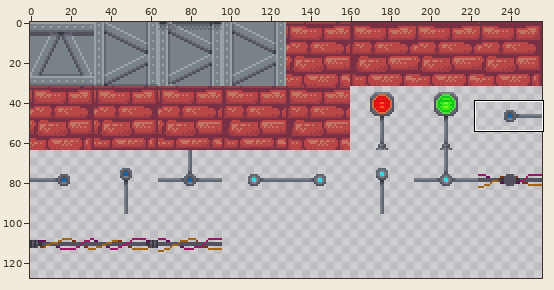
Sprite sheet, stored at godot/resources/tiles_main.png. Above: a wide view before the commit, with the close-up outlined.
Close-up. As it was:
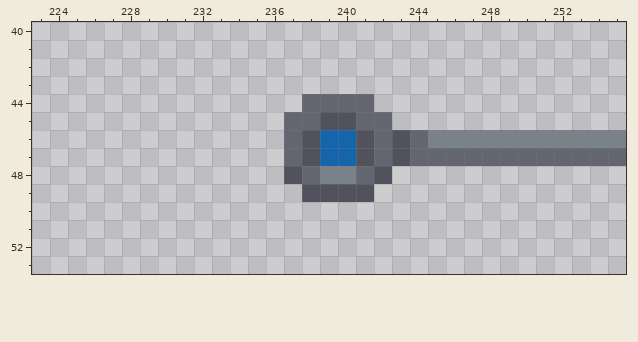
The file is 256x128 pixels. Shown: x 223..255, y 40..53. The commit also changed other parts of the picture, which this record leaves out.
And afterwards:
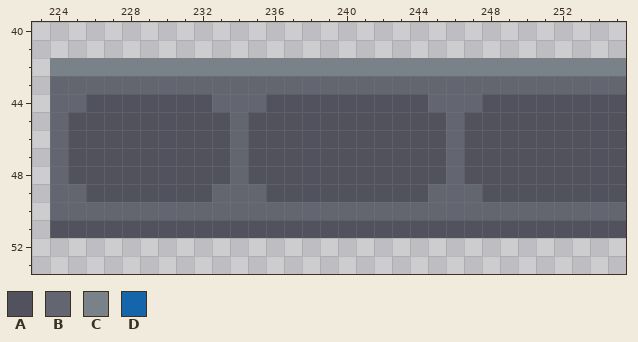
Palette (. is transparent): A #51525d  B #636671  C #798289  D #1565aa
Edits made:
The author put colour A in row 44 at x 226 to 232, 236 to 237, 242 to 244 and 248 to 255; in row 45 at x 225 to 233, 235 to 236, 243 to 245 and 247 to 255; in rows 46 to 47 at x 225 to 233 and 235 to 236; in row 48 at x 225 to 233, 235 to 236, 243 to 245 and 247 to 255; in row 49 at x 226 to 232, 236 to 237, 242 to 244 and 248 to 255; in row 51 at x 224 to 255.
Colour B becomes colour A in row 44 at x 238 to 241; in row 45 at x 237 to 238 and 241 to 242; in row 46 at x 237, 242 and 244; in row 47 at x 237, 242, 244 to 245 and 247 to 255; in row 48 at x 238 and 241.
Colour C becomes colour A in row 46 at x 245 and 247 to 255; in row 48 at x 239 to 240.
Colour D becomes colour A in rows 46 to 47 at x 239 to 240.
The author put colour B in row 43 at x 224 to 255; in row 44 at x 224 to 225, 233 to 235 and 245 to 247; in row 45 at x 224, 234 and 246; in rows 46 to 47 at x 224 and 234; in row 48 at x 224, 234 and 246; in row 49 at x 224 to 225, 233 to 235 and 245 to 247.
The author put colour B in row 50 at x 224 to 255.
Colour C becomes colour B in row 46 at x 246.
The author put colour C in row 42 at x 224 to 255.
